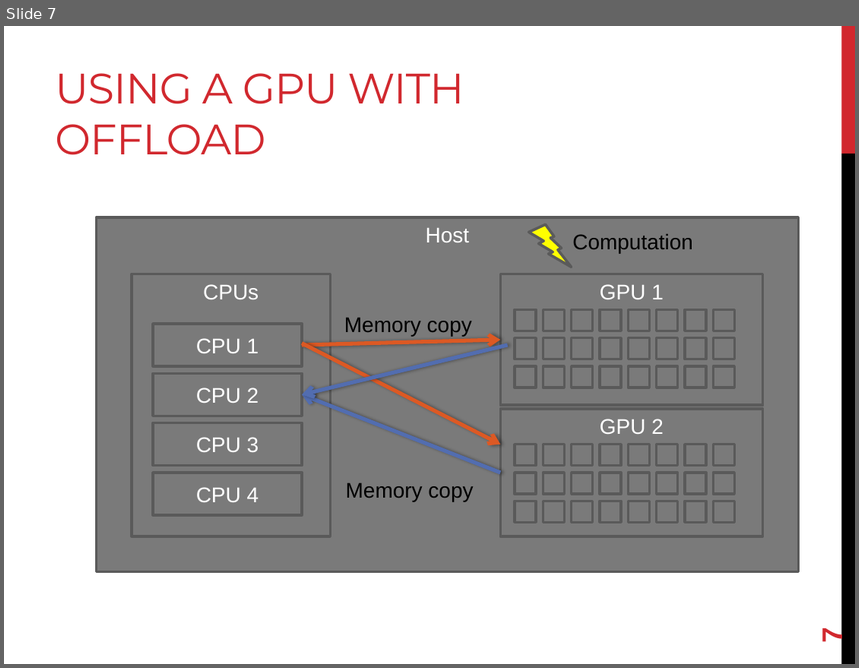
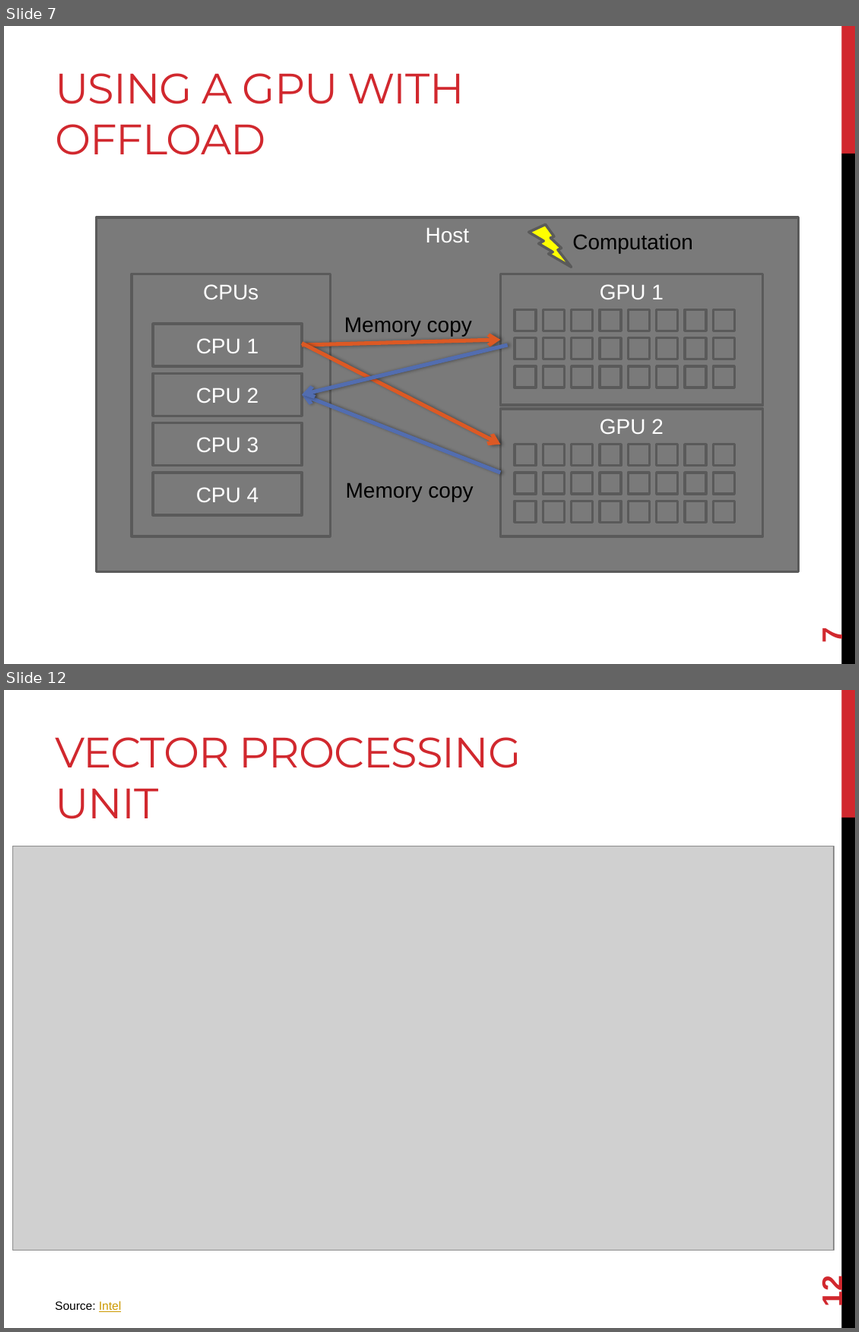
Before and after one commit to joshpeterson/DevelopingConcurrentSoftware, a slide deck: Lectures/Hybrid Concurrency/Hybrid Concurrency.pptx. Shown one above the other, each under a label of ours: slide 7 before the commit, slides 7 and 12 after it; the slides between them are not shown. The pictures are 859x668 and 859x1332 pixels, drawn with LibreOffice and Linux fonts; fonts in the diff are those of the drawing; grey boxes stand for pictures. Boxes give left, top, right and bottom in pixels: in the first picture for what was removed or moved away, otherwise in the second. Text is boxed around its words. In the diff, an @@ line names an element or a change of style, - is before the commit and + after.

```diff
--- a/Lectures/Hybrid Concurrency/Hybrid Concurrency.pptx
+++ b/Lectures/Hybrid Concurrency/Hybrid Concurrency.pptx
@@ slide 12 added at (x1=4, y1=690, x2=855, y2=1328), background #FFFFFF; not listed: 2 template elements that a slide beside it also shows @@
@@ title added at (x1=55, y1=737, x2=522, y2=819), 36 pt, text #D1282E @@
+VECTOR PROCESSING UNIT
@@ picture added at (x1=12, y1=846, x2=834, y2=1250) @@
@@ page number added at (x1=816, y1=1279, x2=848, y2=1306), 24 pt, text #D1282E, bold @@
+12
@@ text added at (x1=55, y1=1301, x2=121, y2=1312), 10 pt, text #000000 @@
+Source: Intel
```
Also in this commit, not shown: 3 slides changed, 11 other slides added.
